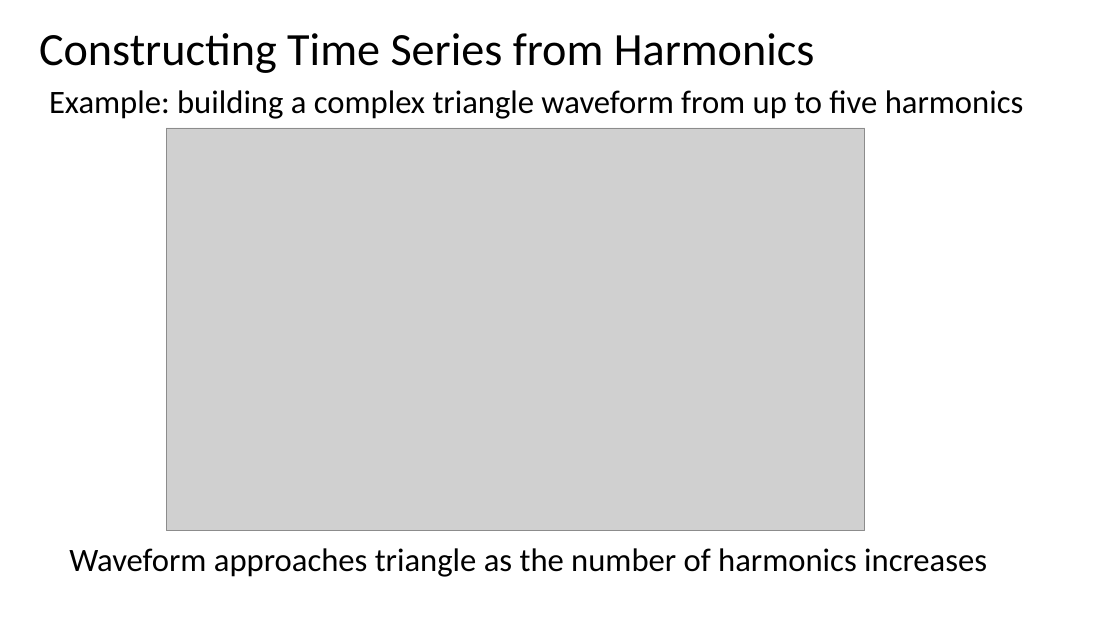
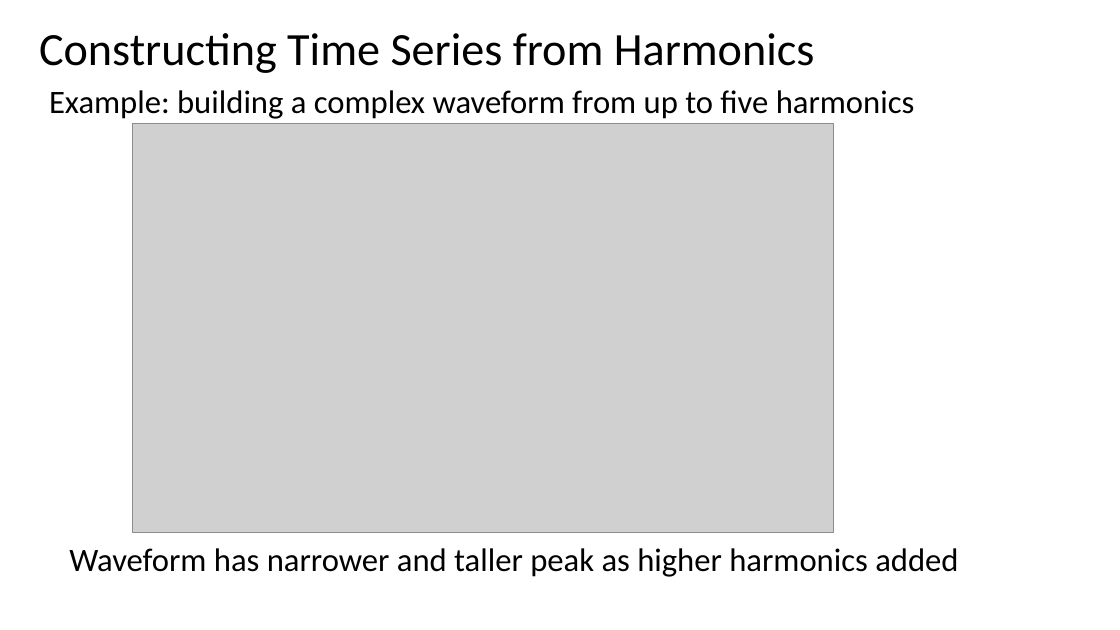
Before and after one commit to StephenElston/CSCI-E-83, a slide deck: slide 14 of LectureSlides/14_ComplexTimeSeries.pptx (slide 13 before the commit). Drawn at 1120x630 pixels with LibreOffice and Linux fonts; fonts in the diff are those of the drawing; grey boxes stand for pictures. Boxes give left, top, right and bottom in pixels: in the first picture for what was removed or moved away, otherwise in the second. Text is boxed around its words. In the diff, an @@ line names an element or a change of style, - is before the commit and + after.

Commit message:
Added examples to messy time series slides

```diff
--- a/LectureSlides/14_ComplexTimeSeries.pptx
+++ b/LectureSlides/14_ComplexTimeSeries.pptx
@@ text at (49,90,915,119): text changed @@
-Example: building a complex triangle waveform from up to five harmonics
+Example: building a complex waveform from up to five harmonics
@@ picture: place and size @@
-picture at (166,128,865,531)
+picture at (133,124,834,533)
@@ text at (69,548,958,577): text changed @@
-Waveform approaches triangle as the number of harmonics increases
+Waveform has narrower and taller peak as higher harmonics added
```
Also in this commit, not shown: 2 other slides changed, 12 slides added.
